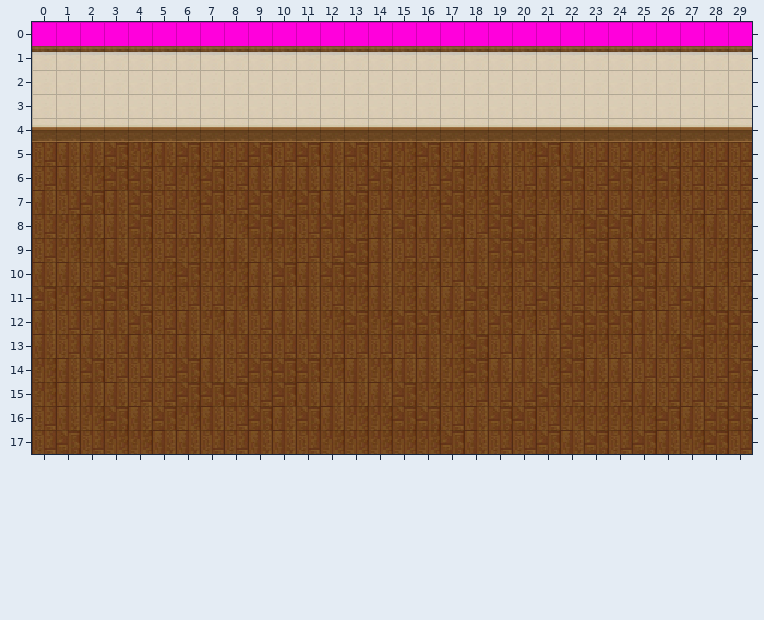
Tiled map (JSON), stored at main/resources/worlds/WaldemarsMeetingRoom.json. That is the earlier state.
Cells are 16x16 px. Shown: x 0..29, y 0..17.
And afterwards:
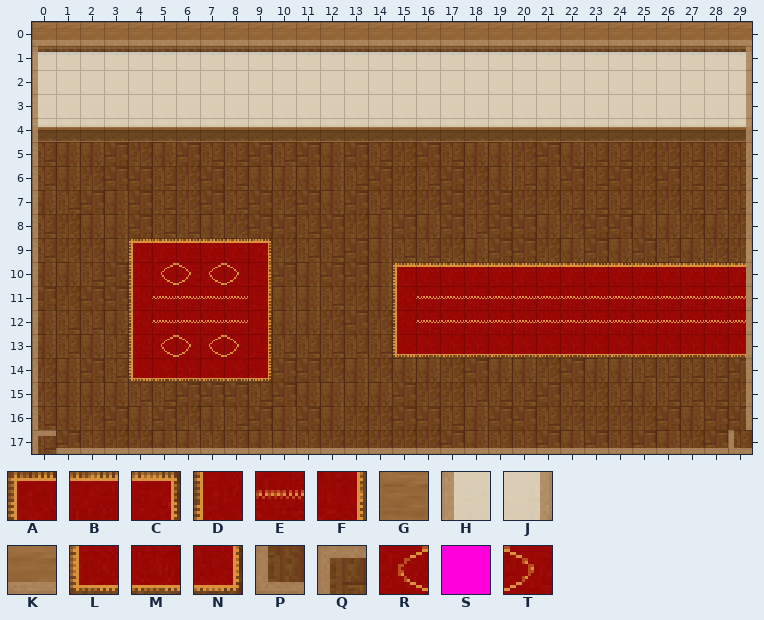
Key: from "Office": A 4, B 5, C 6, D 11, E 12, F 13, G 14, H 16, J 16 turned 180, K 16 turned 270, L 18, M 19, N 20, P 23, Q 23 turned 90, R 27, S 28, T 34.
_ is an empty cell.
Tiles of an added or newly shown layer are drawn over the layers below it.
See-through tiles are keyed as they look on the map.
Difference:
{"where": "layer \"Tile Layer 1\""}
{"y":0,"x":0,"old":"SSSSSSSSSSSSSSSSSSSSSSSSSSSSSS","new":"GGGGGGGGGGGGGGGGGGGGGGGGGGGGGG"}
{"where": "layer \"Edge/Rug Layer\" (added)"}
{"y":0,"x":0,"old":"______________________________","new":"KKKKKKKKKKKKKKKKKKKKKKKKKKKKKK"}
{"y":1,"x":0,"old":"_","new":"H"}
{"y":1,"x":29,"old":"_","new":"J"}
{"y":2,"x":0,"old":"_","new":"H"}
{"y":2,"x":29,"old":"_","new":"J"}
{"y":3,"x":0,"old":"_","new":"H"}
{"y":3,"x":29,"old":"_","new":"J"}
{"y":4,"x":0,"old":"_","new":"H"}
{"y":4,"x":29,"old":"_","new":"J"}
{"y":5,"x":0,"old":"_","new":"H"}
{"y":5,"x":29,"old":"_","new":"J"}
{"y":6,"x":0,"old":"_","new":"H"}
{"y":6,"x":29,"old":"_","new":"J"}
{"y":7,"x":0,"old":"_","new":"H"}
{"y":7,"x":29,"old":"_","new":"J"}
{"y":8,"x":0,"old":"_","new":"H"}
{"y":8,"x":29,"old":"_","new":"J"}
{"y":9,"x":0,"old":"_","new":"H"}
{"y":9,"x":4,"old":"______","new":"ABBBBC"}
{"y":10,"x":0,"old":"_","new":"H"}
{"y":10,"x":4,"old":"______","new":"DRTRTF"}
{"y":10,"x":15,"old":"_______________","new":"ABBBBBBBBBBBBBB"}
{"y":11,"x":0,"old":"_","new":"H"}
{"y":11,"x":4,"old":"______","new":"DEEEEF"}
{"y":11,"x":15,"old":"_______________","new":"DEEEEEEEEEEEEEE"}
{"y":12,"x":0,"old":"_","new":"H"}
{"y":12,"x":4,"old":"______","new":"DEEEEF"}
{"y":12,"x":15,"old":"_______________","new":"DEEEEEEEEEEEEEE"}
{"y":13,"x":0,"old":"_","new":"H"}
{"y":13,"x":4,"old":"______","new":"DRTRTF"}
{"y":13,"x":15,"old":"_______________","new":"LMMMMMMMMMMMMMM"}
{"y":14,"x":0,"old":"_","new":"H"}
{"y":14,"x":4,"old":"______","new":"LMMMMN"}
{"y":14,"x":29,"old":"_","new":"J"}
{"y":15,"x":0,"old":"_","new":"H"}
{"y":15,"x":29,"old":"_","new":"J"}
{"y":16,"x":0,"old":"_","new":"H"}
{"y":16,"x":29,"old":"_","new":"J"}
{"y":17,"x":0,"old":"______________________________","new":"QKKKKKKKKKKKKKKKKKKKKKKKKKKKKP"}
{"where": "layer \"Edge on rug\" (added)"}
{"y":9,"x":29,"old":"_","new":"J"}
{"y":10,"x":29,"old":"_","new":"J"}
{"y":11,"x":29,"old":"_","new":"J"}
{"y":12,"x":29,"old":"_","new":"J"}
{"y":13,"x":29,"old":"_","new":"J"}
